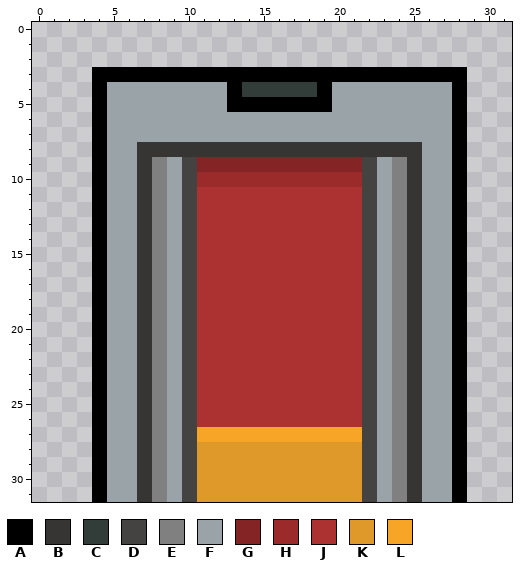
Pixel-art sprite, stored at sprites/elevator/elevator4.png. The first picture shows the starting point.
The file is 32x32 pixels. Colours within 5 levels of each other are drawn and written as one.
Palette (. is transparent): A #000000  B #373533  C #323c39  D #444341  E #808080  F #9aa3a8  G #842424  H #9b2b2b  J #ac3232  K #df982a  L #f6a527
Pixels before, first column x 4:
 3 AAAAAAAAAAAAAAAAAAAAAAAAA
 4 AFFFFFFFFACCCCCAFFFFFFFFA
 5 AFFFFFFFFAAAAAAAFFFFFFFFA
 6 AFFFFFFFFFFFFFFFFFFFFFFFA
 7 AFFFFFFFFFFFFFFFFFFFFFFFA
 8 AFFBBBBBBBBBBBBBBBBBBBFFA
 9 AFFBEFDGGGGGGGGGGGDFEBFFA
10 AFFBEFDHHHHHHHHHHHDFEBFFA
11 AFFBEFDJJJJJJJJJJJDFEBFFA
12 AFFBEFDJJJJJJJJJJJDFEBFFA
13 AFFBEFDJJJJJJJJJJJDFEBFFA
14 AFFBEFDJJJJJJJJJJJDFEBFFA
15 AFFBEFDJJJJJJJJJJJDFEBFFA
16 AFFBEFDJJJJJJJJJJJDFEBFFA
17 AFFBEFDJJJJJJJJJJJDFEBFFA
18 AFFBEFDJJJJJJJJJJJDFEBFFA
19 AFFBEFDJJJJJJJJJJJDFEBFFA
20 AFFBEFDJJJJJJJJJJJDFEBFFA
21 AFFBEFDJJJJJJJJJJJDFEBFFA
22 AFFBEFDJJJJJJJJJJJDFEBFFA
23 AFFBEFDJJJJJJJJJJJDFEBFFA
24 AFFBEFDJJJJJJJJJJJDFEBFFA
25 AFFBEFDJJJJJJJJJJJDFEBFFA
26 AFFBEFDJJJJJJJJJJJDFEBFFA
27 AFFBEFDLLLLLLLLLLLDFEBFFA
28 AFFBEFDKKKKKKKKKKKDFEBFFA
29 AFFBEFDKKKKKKKKKKKDFEBFFA
30 AFFBEFDKKKKKKKKKKKDFEBFFA
31 AFFBEFDKKKKKKKKKKKDFEBFFA
And afterwards:
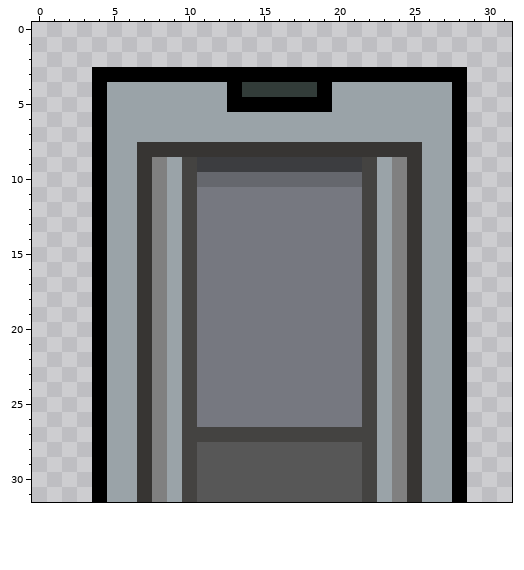
The commit says: design elevator's inside!!
Edits made:
Colour G changes from #842424 to #3c3d40.
Colour H changes from #9b2b2b to #65676d.
Colour J changes from #ac3232 to #767880.
Colour K changes from #df982a to #575757.
Colour D replaces colour L in row 27 at x 11 to 21.
Changed places in both pictures, as pixel boxes (x1, y1, x2, y2):
changed: (197, 157, 362, 502)
